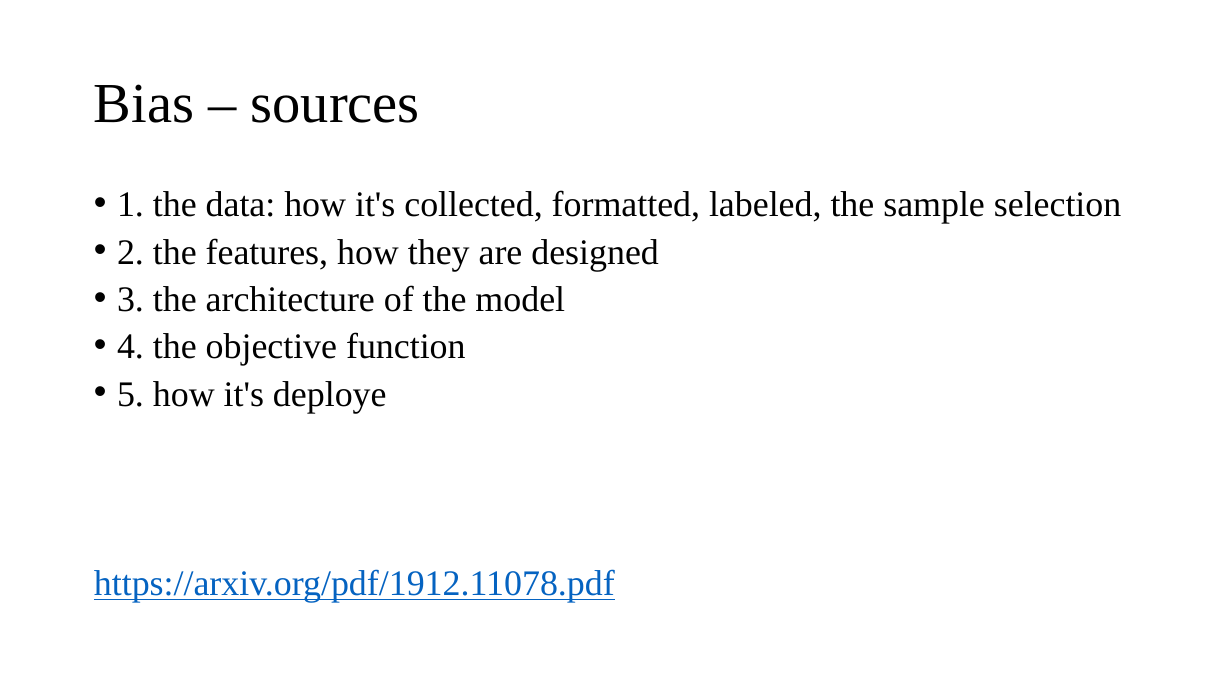
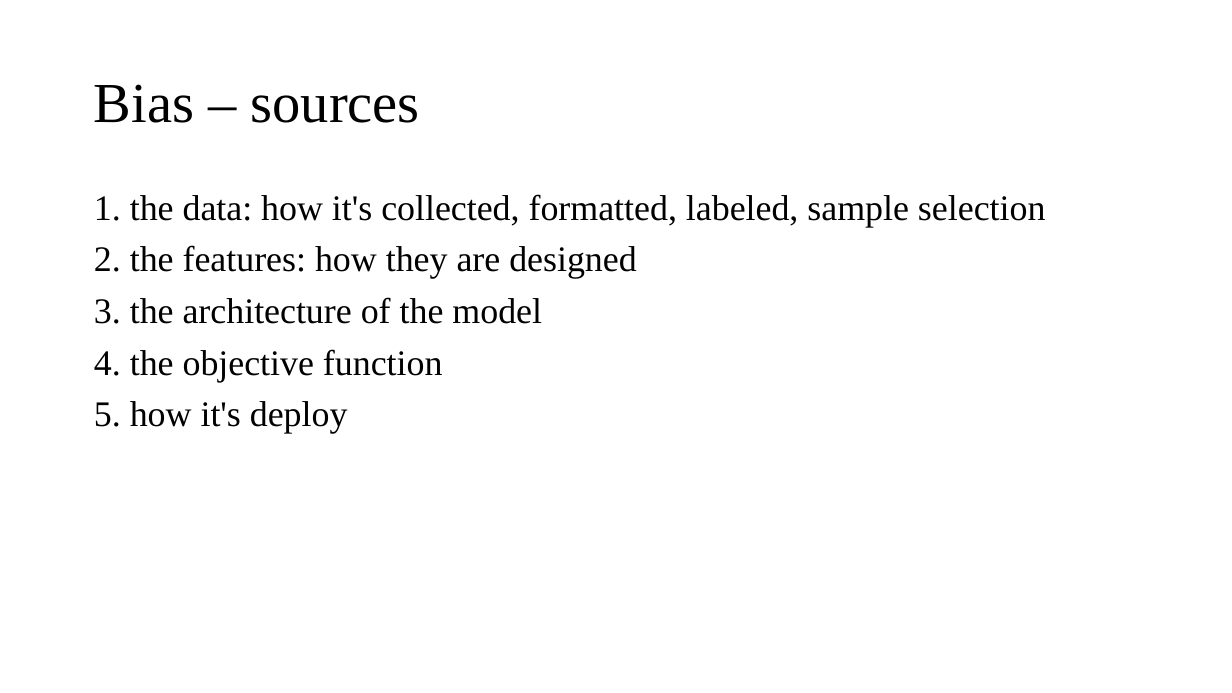
Before and after one commit to Amirosimani/Machine_Learning_Pratt, a slide deck: slide 3 of course slides/week_02.pptx. Drawn at 1232x693 pixels with LibreOffice and Linux fonts; fonts in the diff are those of the drawing. Boxes give left, top, right and bottom in pixels: in the first picture for what was removed or moved away, otherwise in the second. Text is boxed around its words. In the diff, an @@ line names an element or a change of style, - is before the commit and + after.

```diff
--- a/course slides/week_02.pptx
+++ b/course slides/week_02.pptx
@@ text at (94, 194, 1046, 279): text changed @@
-• 1. the data: how it's collected, formatted, labeled, the sample selection
-• 2. the features, how they are designed
+1. the data: how it's collected, formatted, labeled, sample selection
+2. the features: how they are designed
@@ text at (94, 297, 542, 382): bullet • to none; line spacing 0.8 to 0.9 @@
@@ text at (94, 401, 348, 434): text changed; text colour #0563C1 to #000000 @@
-• 5. how it's deploye
-https://arxiv.org/pdf/1912.11078.pdf
+5. how it's deploy
```
Also in this commit, not shown: 1 other slide changed, 4 slides added, 1 slide removed, 3 other files.
